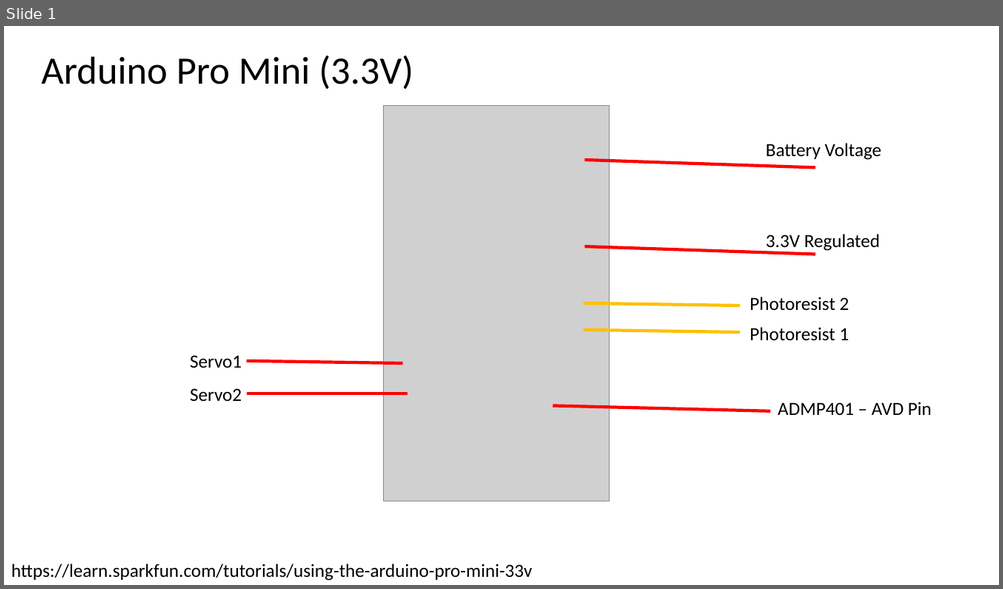
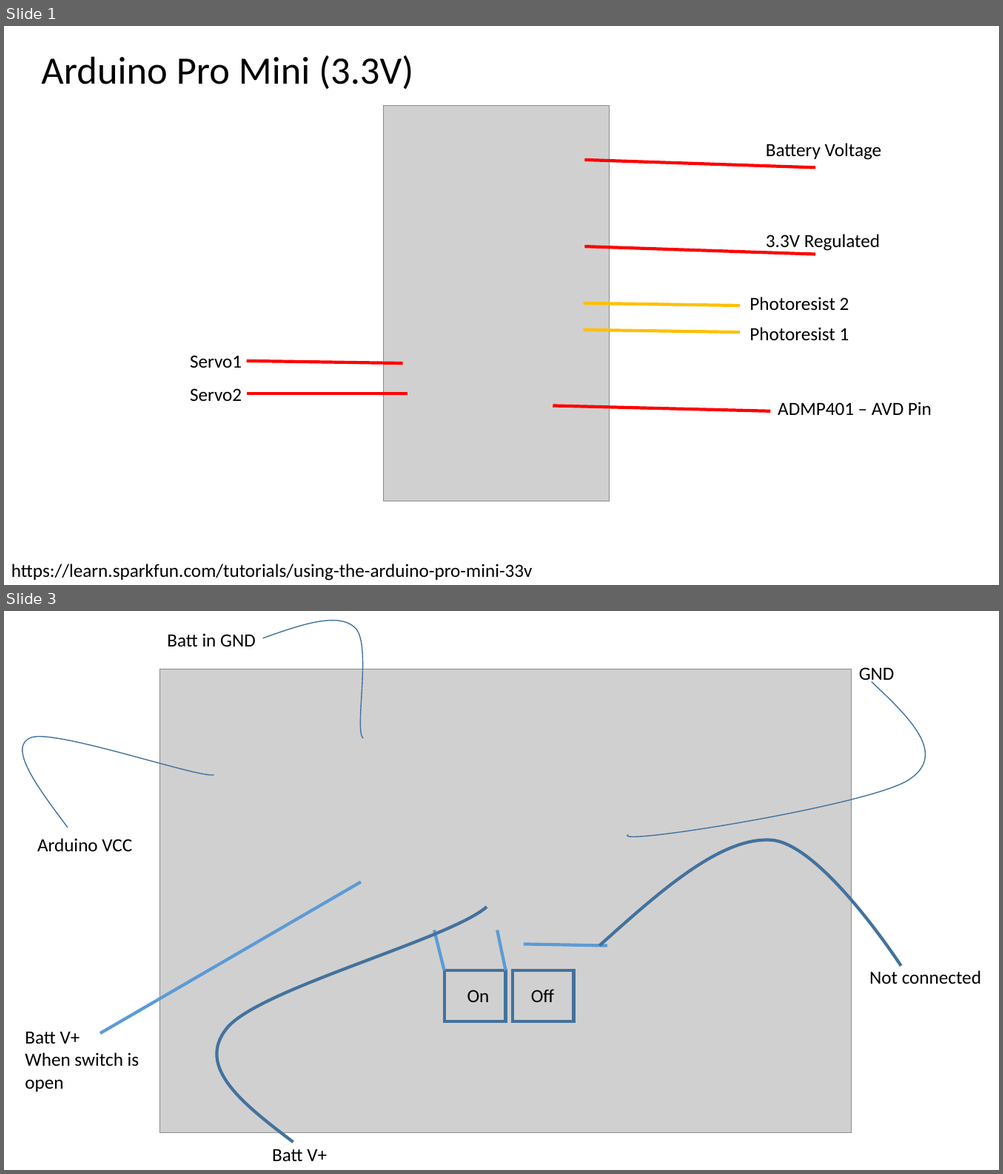
Before and after one commit to wsavoie/ArduinoSmarticle, a slide deck: docs/wiring.pptx. Shown one above the other, each under a label of ours: slide 1 before the commit, slides 1 and 3 after it; the slides between them are not shown. The pictures are 1003x589 and 1003x1174 pixels, drawn with LibreOffice and Linux fonts; fonts in the diff are those of the drawing; grey boxes stand for pictures. Boxes give left, top, right and bottom in pixels: in the first picture for what was removed or moved away, otherwise in the second. Text is boxed around its words. In the diff, an @@ line names an element or a change of style, - is before the commit and + after.

```diff
--- a/docs/wiring.pptx
+++ b/docs/wiring.pptx
@@ slide 3 added at (4,611,999,1170), background #FFFFFF @@
@@ freeform shape added at (263,620,363,738), outline #43739E 1 pt @@
@@ text added at (167,633,256,647), 18 pt, text #000000 @@
+Batt in GND
@@ picture added at (160,669,851,1133) @@
@@ text added at (859,667,894,685), 18 pt, text #000000 @@
+GND
@@ freeform shape added at (627,682,925,837), outline #43739E 1 pt @@
@@ freeform shape added at (22,736,214,827), outline #43739E 1 pt @@
@@ text added at (37,838,132,851), 18 pt, text #000000 @@
+Arduino VCC
@@ freeform shape added at (600,840,901,966), outline #43739E 3 pt @@
@@ line added from (100, 1034) to (361, 883), #5B9BD5 3 pt @@
@@ freeform shape added at (216,907,486,1143), outline #43739E 3 pt @@
@@ line added from (435, 931) to (444, 971), #5B9BD5 3 pt @@
@@ line added from (497, 931) to (506, 971), #5B9BD5 3 pt @@
@@ line added from (523, 945) to (607, 946), #5B9BD5 3 pt @@
@@ rectangle added at (444,971,506,1022), outline #43739E 3 pt @@
@@ rectangle added at (512,971,573,1022), outline #43739E 3 pt @@
@@ text added at (869,971,981,984), 18 pt, text #000000 @@
+Not connected
@@ text added at (467,990,489,1002), 18 pt, text #000000 @@
+On
@@ text added at (531,989,554,1002), 18 pt, text #000000 @@
+Off
@@ text added at (25,1031,139,1092), 18 pt, text #000000 @@
+Batt V+
+When switch is open
@@ text added at (272,1149,327,1162), 18 pt, text #000000 @@
+Batt V+
```
Also in this commit, not shown: 1 other slide added, 1 other file.
